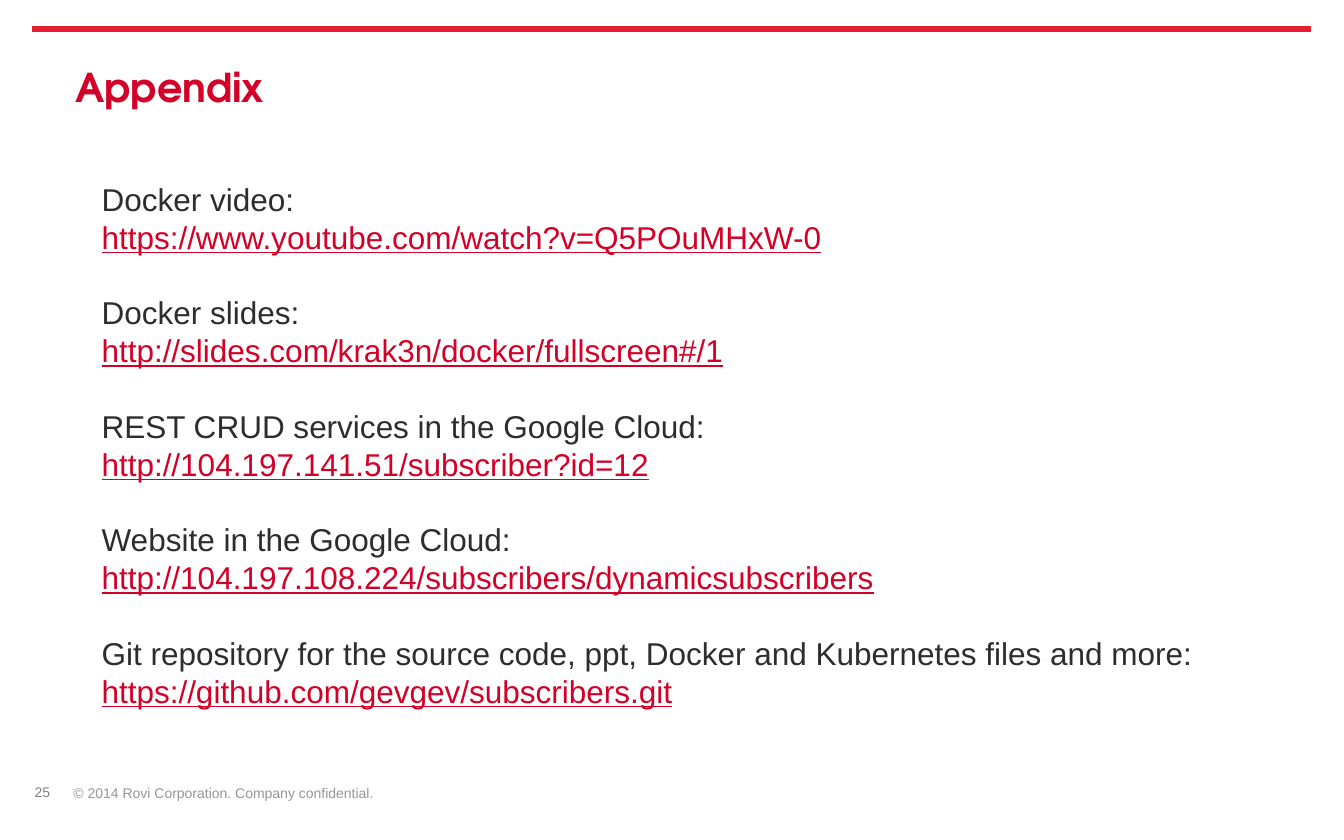
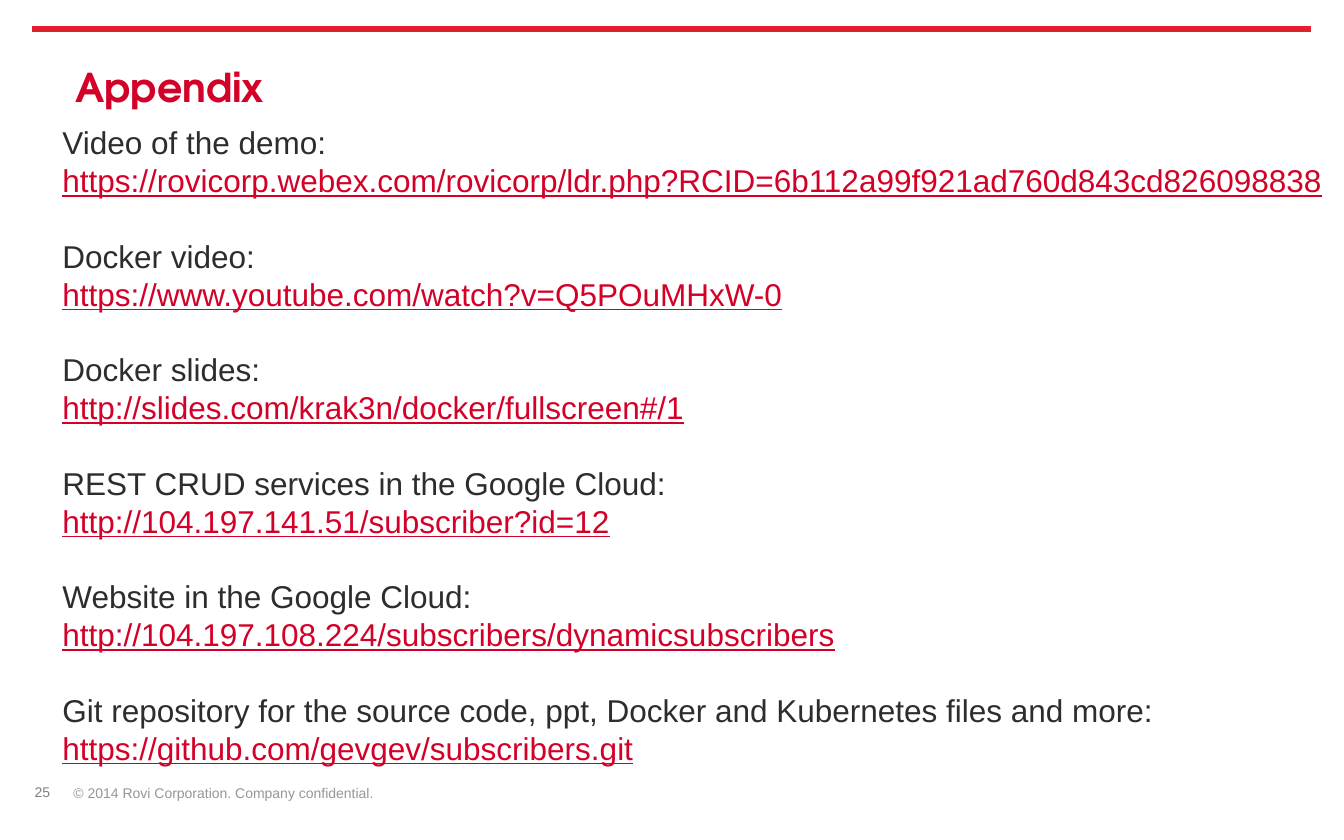
Before and after one commit to gevgev/subscribers, a slide deck: slide 25 of docker-kubernetes-intro-starting-a-project.pptx. Drawn at 1344x840 pixels with LibreOffice and Linux fonts; fonts in the diff are those of the drawing; background and template pictures are left out. Boxes give left, top, right and bottom in pixels: in the first picture for what was removed or moved away, otherwise in the second. Text is boxed around its words. In the diff, an @@ line names an element or a change of style, - is before the commit and + after.

```diff
--- a/docker-kubernetes-intro-starting-a-project.pptx
+++ b/docker-kubernetes-intro-starting-a-project.pptx
@@ text "Video of the demo:": place and size @@
-text "Video of the demo:" at (102,188,1192,709)
+text "Video of the demo:" at (62,131,1321,766)
@@ text at (62,131,1321,198): paragraphs added @@
+Video of the demo:
+https://rovicorp.webex.com/rovicorp/ldr.php?RCID=6b112a99f921ad760d843cd826098838
```
Also in this commit, not shown: 1 other slide changed.
